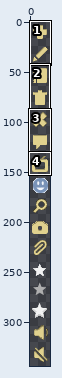
Sprite sheet: images/im_actions_iconset2.png. Above: a wide view before the commit, with the close-up outlined.
Close-up. Earlier state:
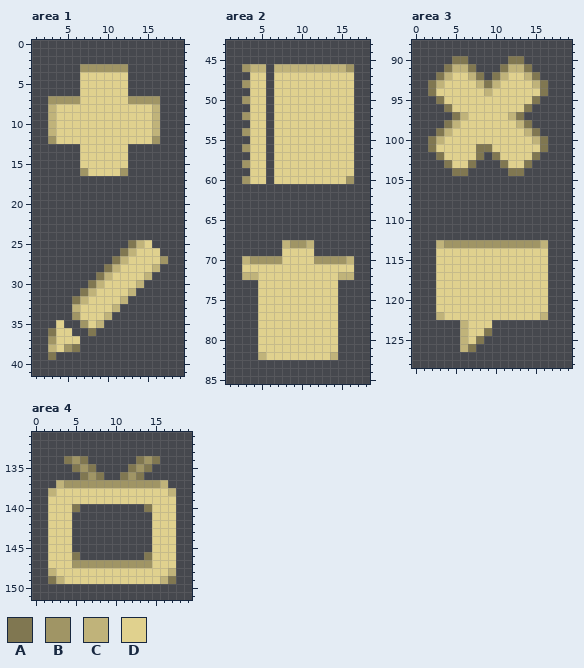
The file is 20x344 pixels. Pixels under 10% opacity are left out. Colours within 5 levels of each other are drawn and written as one. Shown: area 1: x 1..19, y 0..41; area 2: x 1..18, y 43..85; area 3: x 0..19, y 88..128; area 4: x 0..19, y 131..151. The commit also changed other parts of the picture, which this record leaves out.
Palette (. is transparent): A #807751  B #a09565  C #c0b37a  D #e0d18e
The same view after the edit:
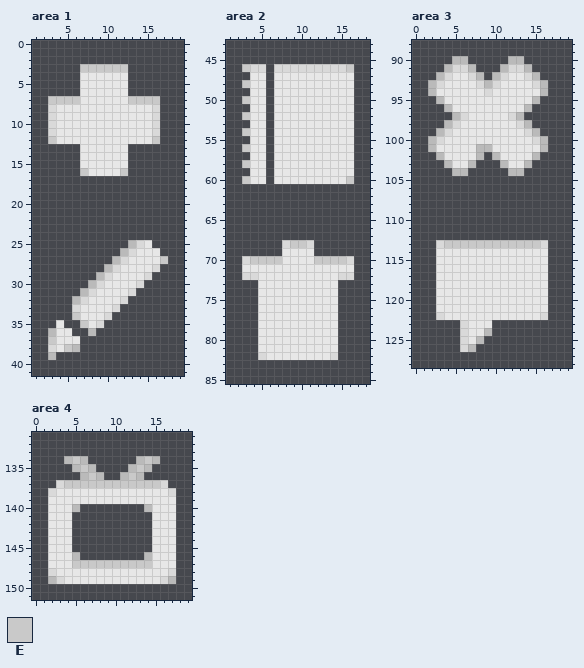
Colours new in this view: E #c9c9c9
From old to new:
colour A: #807751 -> #bababa
colour C: #c0b37a -> #d9d9d9
colour D: #e0d18e -> #e7e7e7
Changed rows in their new state; - is a pixel that keeps its letter.
Area 1:
first column x 7:
 3 EEEEEE
first column x 3:
 7 EEEE------EEEE
first column x 3:
12 E------------E
first column x 7:
16 E----E
first column x 17:
27 E
first column x 3:
34 ---E-
35 ----E
37 E----
38 --E--
Area 2:
first column x 3:
46 E------------E
48 E-------------
50 E-------------
52 E-------------
54 E-------------
56 E-------------
58 E-------------
60 E------------E
first column x 4:
68 -----EE-----
70 EEEE----EEEE
Area 3:
first column x 4:
113 EEEEEEEEEEEE
Area 4:
first column x 4:
134 -E--------E-
135 --E------E--
136 ---E----E---
137 EEEEEEEEEEEE
first column x 5:
147 EEEEEEEEEE
Where, in picture pixels (left, top, right, bottom), the same in both close-ups:
changed: (48, 64, 160, 176)
changed: (48, 240, 168, 360)
changed: (242, 64, 354, 184)
changed: (242, 240, 354, 360)
changed: (428, 56, 548, 176)
changed: (436, 240, 548, 352)
changed: (48, 456, 176, 584)
